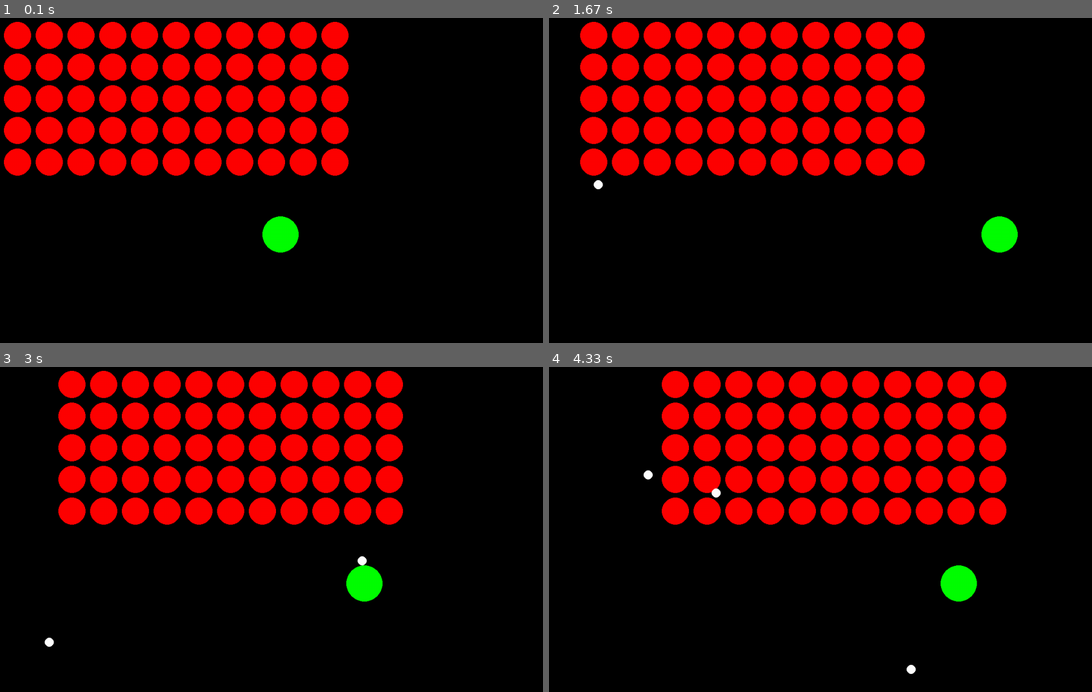
Above: before the commit, frames 1-4 (two rows, left to right).
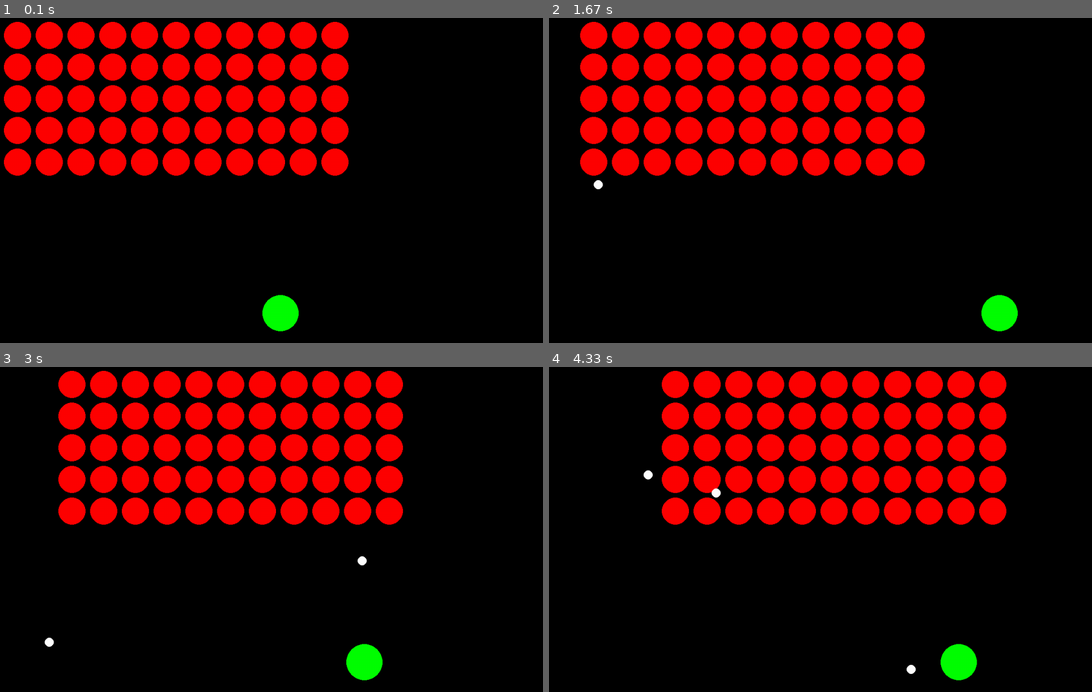
Above: after the commit, the same moments.

Repository: IliaIlinich/SpaceInvadersPyGame
Game: pygame game, started from main.py
Same seed, same stepped clock (60 frames per second), same inputs: the game is played once before the commit and once after it.
Inputs:
- Up to frame 1 (0.1 s): no input
- Up to frame 2 (1.67 s): hold Space 0.33-0.8 s; hold Right 0.33-0.8 s; hold Right 0.83-1.3 s; hold Right from 1.33 s (still down)
- Up to frame 3 (3 s): release Right at 1.8 s; hold Left 1.83-2.37 s; hold Left 2.4-2.8 s; hold Right from 2.83 s (still down)
- Up to frame 4 (4.33 s): release Right at 3.47 s; hold Left 3.5-3.97 s; hold Right from 4 s (still down)

The runs differ from the first frame. In frame 1, 1.2% of the frame differs, in the area x 48-56%, y 60-97%; in frame 2, 1.2%; in frame 3, 1.2%; in frame 4, 1.2%.

Commit message:
added player controler and player shooting logic (no bullets)

Diff:
--- a/main.py
+++ b/main.py
@@ -2,6 +2,7 @@
 import random
 import alienController as ALC
 import alienLevels as ALL
+from playerControler import Player as PC
 
 # Initialize Pygame
 pygame.init()
@@ -10,7 +11,7 @@
 running = True
 
 # Player setup
-player_pos = pygame.Vector2(screen.get_width() / 2, screen.get_height() / 1.5)
+player = PC(screen)
 
 # level setup
 level1 = ALL.level(screen, 0)
@@ -93,19 +94,10 @@
         screen.fill("black")
 
         # Draw player
-        pygame.draw.circle(screen, "green", (int(player_pos.x), int(player_pos.y)), 40)
+        pygame.draw.circle(screen, "green", (int(player.player_pos.x), int(player.player_pos.y)), 40)
 
         # Continuous player movement (checks keys every frame)
-        keys = pygame.key.get_pressed()
-        speed = 5
-        if keys[pygame.K_LEFT]:
-            player_pos.x -= speed
-        if keys[pygame.K_RIGHT]:
-            player_pos.x += speed
-        if keys[pygame.K_UP]:
-            player_pos.y -= speed
-        if keys[pygame.K_DOWN]:
-            player_pos.y += speed
+        PC.input(player)
 
         # Draw level
         level1.draw_level(screen)
--- /dev/null
+++ b/playerControler.py
@@ -0,0 +1,23 @@
+import pygame
+
+class Player:
+    def __init__(self, screen):
+        self.player_pos = pygame.Vector2(screen.get_width() / 2, screen.get_height() / 1.1)
+        self.shoot_cooldown = 0
+
+
+    def input(self):
+        self.shoot_cooldown -= 1
+        keys = pygame.key.get_pressed()
+        speed = 5
+        if keys[pygame.K_LEFT]:
+            self.player_pos.x -= speed
+        if keys[pygame.K_RIGHT]:
+            self.player_pos.x += speed
+        if keys[pygame.K_SPACE]:
+            if self.shoot_cooldown <= 0:
+                self.shoot_cooldown = 60
+                self.shoot()
+
+    def shoot(self):
+        print("shoot")
